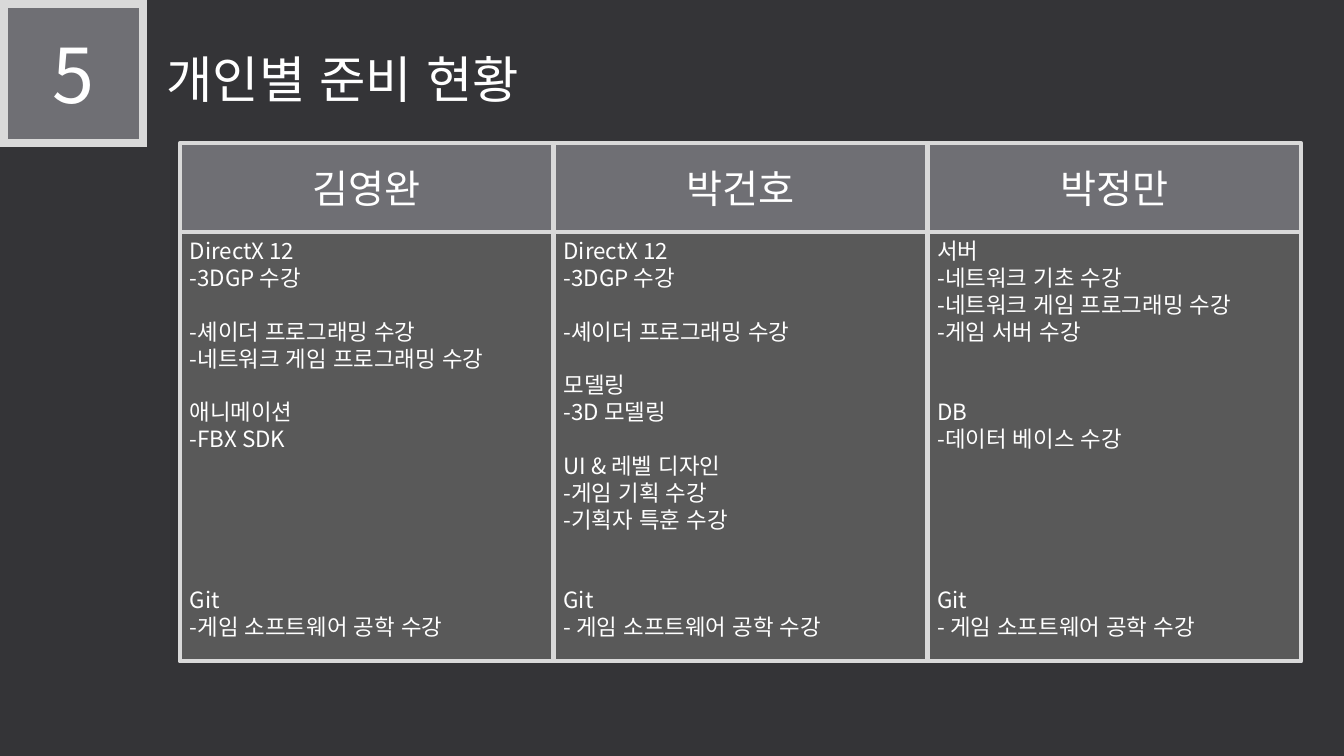
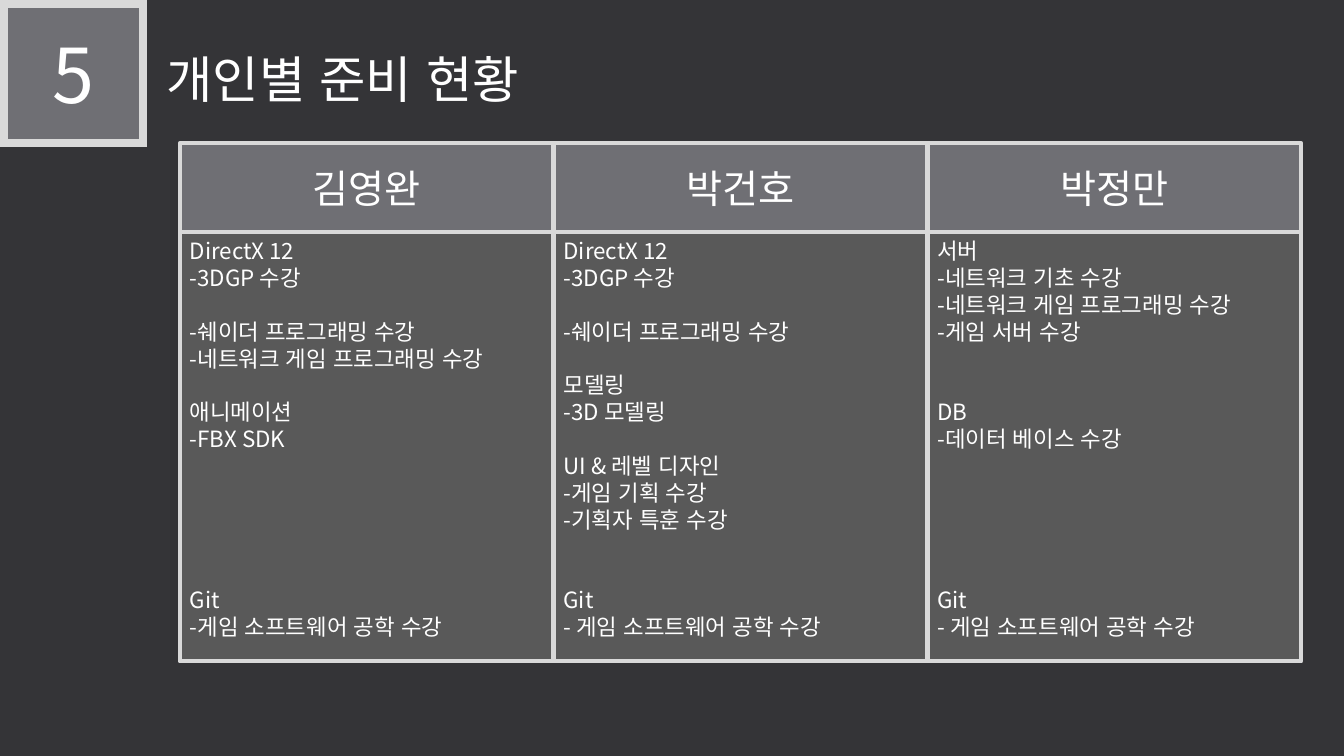
Before and after one commit to LEGO0937/Our_Project, a slide deck: slide 12 of 기획단계/졸작 제안서_최종수정중.pptx. Drawn at 1344x756 pixels with LibreOffice and Linux fonts; fonts in the diff are those of the drawing. Boxes give left, top, right and bottom in pixels: in the first picture for what was removed or moved away, otherwise in the second. Text is boxed around its words. In the diff, an @@ line names an element or a change of style, - is before the commit and + after.

```diff
--- a/기획단계/졸작 제안서_최종수정중.pptx
+++ b/기획단계/졸작 제안서_최종수정중.pptx
@@ text in rectangle at (190,321,415,342): text changed @@
--셰이더 프로그래밍 수강
+-쉐이더 프로그래밍 수강
@@ text in rectangle at (564,321,789,342): text changed @@
--셰이더 프로그래밍 수강
+-쉐이더 프로그래밍 수강
```
Also in this commit, not shown: 3 other slides changed.
